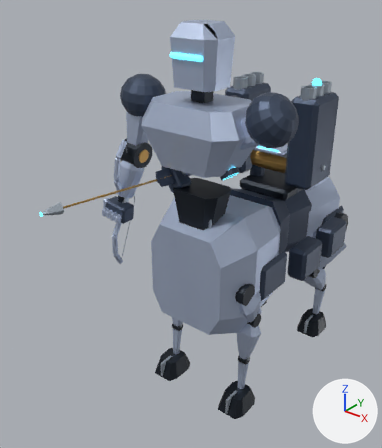
What one commit did to the glTF model public/assets/models/combat/s06.glb.
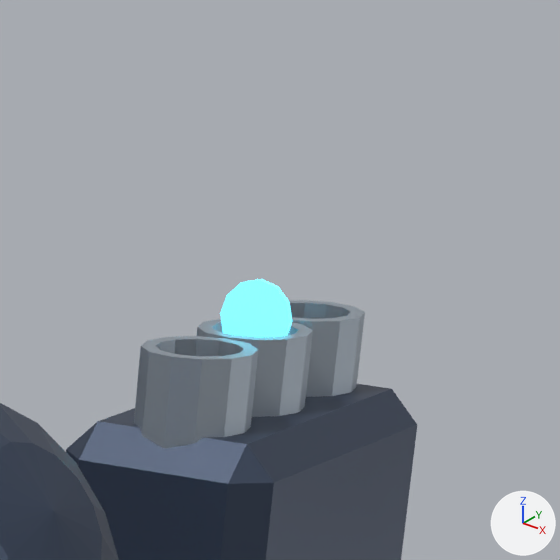
The first picture shows the older version from a 50 mm lens placed at (3.8, -6.26, 5.74), pointed at (-0.34, -1.09, 2.54). The close-ups show the older and then the newer version on the part from 74% to 94% of the width and 9% to 26% of the height of that picture. Only the edits that show in the close-ups are written down. The lights are fixed; the arrows at lower right show +X, +Y and +Z. Where no turn or scale is listed for an object, it has been applied to the vertices.

Objects in the first close-up: 'Export_heavy_muzzle_glow', 'Export_launcher_pod_l_shade', 'Export_launcher_pod_l_steel', 'Export_shoulder_l_shade'.
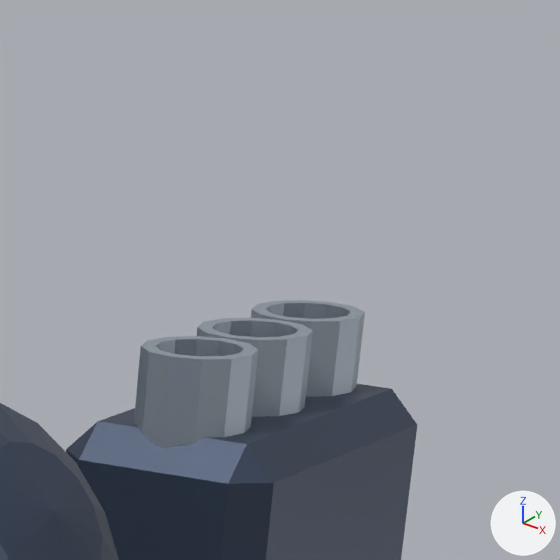
What changed in the scene script:
```text
Remove ob_export_heavy_muzzle_glow:
    ob_export_heavy_muzzle_glow = bpy.data.objects.new('Export_heavy_muzzle_glow', me_export_heavy_muzzle_glow)
    ob_export_heavy_muzzle_glow.location = (0.55, 0.55, 4.321)
```

Location of each change, (x1, y1, x2, y2) in pixels of the close-ups (560 x 560 px):
'Export_heavy_muzzle_glow', deleted (cyan): before (220, 279, 292, 337)
